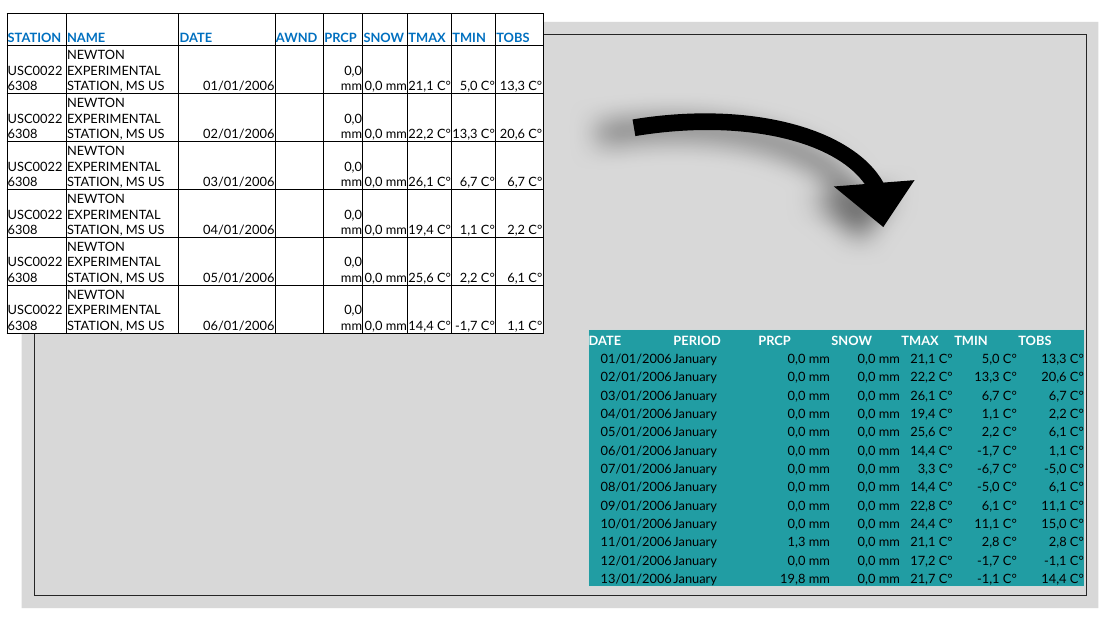
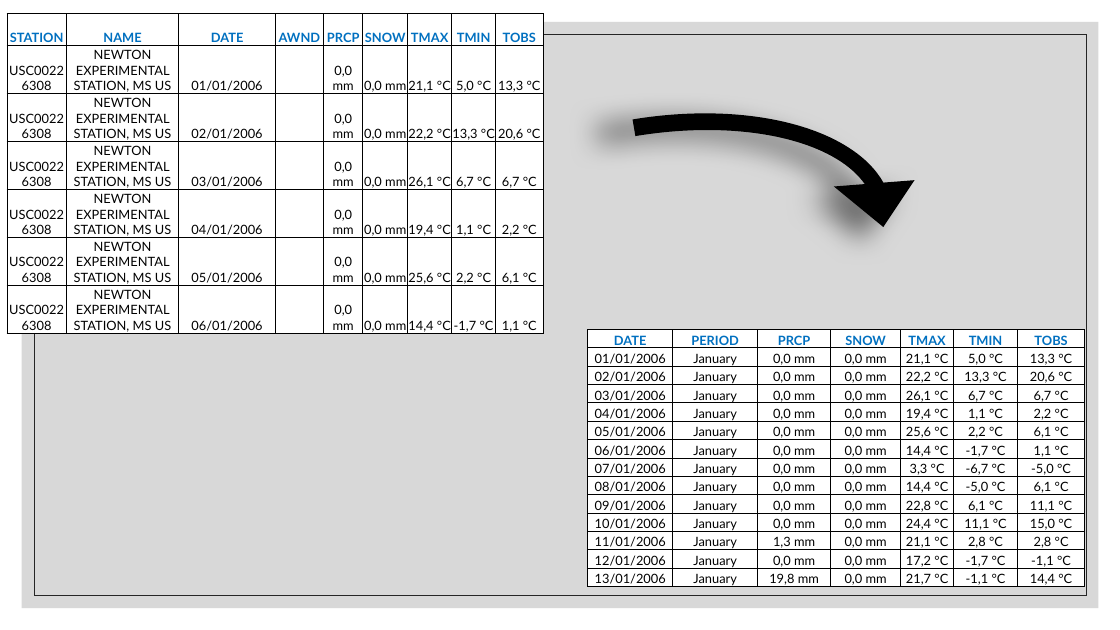
Before and after one commit to lorenzokyne/big-data-analytics-case-study, a slide deck: slide 9 of src/main/resources/BDA -Capocchiano Narracci case study.pptx. Drawn at 1120x630 pixels with LibreOffice and Linux fonts; fonts in the diff are those of the drawing; background and template pictures are left out. Boxes give left, top, right and bottom in pixels: in the first picture for what was removed or moved away, otherwise in the second. Text is boxed around its words. In the diff, an @@ line names an element or a change of style, - is before the commit and + after.

```diff
--- a/src/main/resources/BDA -Capocchiano Narracci case study.pptx
+++ b/src/main/resources/BDA -Capocchiano Narracci case study.pptx
@@ table at (x1=7, y1=13, x2=544, y2=336) @@
-row 2: USC00226308 | NEWTON EXPERIMENTAL STATION, MS US | 01/01/2006 |  | 0,0 mm | 0,0 mm | 21,1 C° | 5,0 C° | 13,3 C°
+row 2: USC00226308 | NEWTON EXPERIMENTAL STATION, MS US | 01/01/2006 |  | 0,0 mm | 0,0 mm | 21,1 °C | 5,0 °C | 13,3 °C
-row 3: USC00226308 | NEWTON EXPERIMENTAL STATION, MS US | 02/01/2006 |  | 0,0 mm | 0,0 mm | 22,2 C° | 13,3 C° | 20,6 C°
+row 3: USC00226308 | NEWTON EXPERIMENTAL STATION, MS US | 02/01/2006 |  | 0,0 mm | 0,0 mm | 22,2 °C | 13,3 °C | 20,6 °C
-row 4: USC00226308 | NEWTON EXPERIMENTAL STATION, MS US | 03/01/2006 |  | 0,0 mm | 0,0 mm | 26,1 C° | 6,7 C° | 6,7 C°
+row 4: USC00226308 | NEWTON EXPERIMENTAL STATION, MS US | 03/01/2006 |  | 0,0 mm | 0,0 mm | 26,1 °C | 6,7 °C | 6,7 °C
-row 5: USC00226308 | NEWTON EXPERIMENTAL STATION, MS US | 04/01/2006 |  | 0,0 mm | 0,0 mm | 19,4 C° | 1,1 C° | 2,2 C°
+row 5: USC00226308 | NEWTON EXPERIMENTAL STATION, MS US | 04/01/2006 |  | 0,0 mm | 0,0 mm | 19,4 °C | 1,1 °C | 2,2 °C
-row 6: USC00226308 | NEWTON EXPERIMENTAL STATION, MS US | 05/01/2006 |  | 0,0 mm | 0,0 mm | 25,6 C° | 2,2 C° | 6,1 C°
+row 6: USC00226308 | NEWTON EXPERIMENTAL STATION, MS US | 05/01/2006 |  | 0,0 mm | 0,0 mm | 25,6 °C | 2,2 °C | 6,1 °C
-row 7: USC00226308 | NEWTON EXPERIMENTAL STATION, MS US | 06/01/2006 |  | 0,0 mm | 0,0 mm | 14,4 C° | -1,7 C° | 1,1 C°
+row 7: USC00226308 | NEWTON EXPERIMENTAL STATION, MS US | 06/01/2006 |  | 0,0 mm | 0,0 mm | 14,4 °C | -1,7 °C | 1,1 °C
@@ alignment left to centre @@
@@ alignment right to centre @@
@@ table at (x1=588, y1=329, x2=1085, y2=590) @@
-row 2: 01/01/2006 | January | 0,0 mm | 0,0 mm | 21,1 C° | 5,0 C° | 13,3 C°
+row 2: 01/01/2006 | January | 0,0 mm | 0,0 mm | 21,1 °C | 5,0 °C | 13,3 °C
-row 3: 02/01/2006 | January | 0,0 mm | 0,0 mm | 22,2 C° | 13,3 C° | 20,6 C°
+row 3: 02/01/2006 | January | 0,0 mm | 0,0 mm | 22,2 °C | 13,3 °C | 20,6 °C
-row 4: 03/01/2006 | January | 0,0 mm | 0,0 mm | 26,1 C° | 6,7 C° | 6,7 C°
+row 4: 03/01/2006 | January | 0,0 mm | 0,0 mm | 26,1 °C | 6,7 °C | 6,7 °C
-row 5: 04/01/2006 | January | 0,0 mm | 0,0 mm | 19,4 C° | 1,1 C° | 2,2 C°
+row 5: 04/01/2006 | January | 0,0 mm | 0,0 mm | 19,4 °C | 1,1 °C | 2,2 °C
-row 6: 05/01/2006 | January | 0,0 mm | 0,0 mm | 25,6 C° | 2,2 C° | 6,1 C°
+row 6: 05/01/2006 | January | 0,0 mm | 0,0 mm | 25,6 °C | 2,2 °C | 6,1 °C
-row 7: 06/01/2006 | January | 0,0 mm | 0,0 mm | 14,4 C° | -1,7 C° | 1,1 C°
+row 7: 06/01/2006 | January | 0,0 mm | 0,0 mm | 14,4 °C | -1,7 °C | 1,1 °C
-row 8: 07/01/2006 | January | 0,0 mm | 0,0 mm | 3,3 C° | -6,7 C° | -5,0 C°
+row 8: 07/01/2006 | January | 0,0 mm | 0,0 mm | 3,3 °C | -6,7 °C | -5,0 °C
-row 9: 08/01/2006 | January | 0,0 mm | 0,0 mm | 14,4 C° | -5,0 C° | 6,1 C°
+row 9: 08/01/2006 | January | 0,0 mm | 0,0 mm | 14,4 °C | -5,0 °C | 6,1 °C
-row 10: 09/01/2006 | January | 0,0 mm | 0,0 mm | 22,8 C° | 6,1 C° | 11,1 C°
+row 10: 09/01/2006 | January | 0,0 mm | 0,0 mm | 22,8 °C | 6,1 °C | 11,1 °C
-row 11: 10/01/2006 | January | 0,0 mm | 0,0 mm | 24,4 C° | 11,1 C° | 15,0 C°
+row 11: 10/01/2006 | January | 0,0 mm | 0,0 mm | 24,4 °C | 11,1 °C | 15,0 °C
-row 12: 11/01/2006 | January | 1,3 mm | 0,0 mm | 21,1 C° | 2,8 C° | 2,8 C°
+row 12: 11/01/2006 | January | 1,3 mm | 0,0 mm | 21,1 °C | 2,8 °C | 2,8 °C
-row 13: 12/01/2006 | January | 0,0 mm | 0,0 mm | 17,2 C° | -1,7 C° | -1,1 C°
+row 13: 12/01/2006 | January | 0,0 mm | 0,0 mm | 17,2 °C | -1,7 °C | -1,1 °C
-row 14: 13/01/2006 | January | 19,8 mm | 0,0 mm | 21,7 C° | -1,1 C° | 14,4 C°
+row 14: 13/01/2006 | January | 19,8 mm | 0,0 mm | 21,7 °C | -1,1 °C | 14,4 °C
@@ fill #219DA3 to #FFFFFF in 98 cells @@
@@ text colour #FFFFFF to #0070C0 in "DATE", "PERIOD", "PRCP", "SNOW" and 3 more places @@
@@ alignment left to centre @@
@@ alignment right to centre @@
@@ borders changed @@
```
Also in this commit, not shown: 5 other slides changed, 12 slides added.
